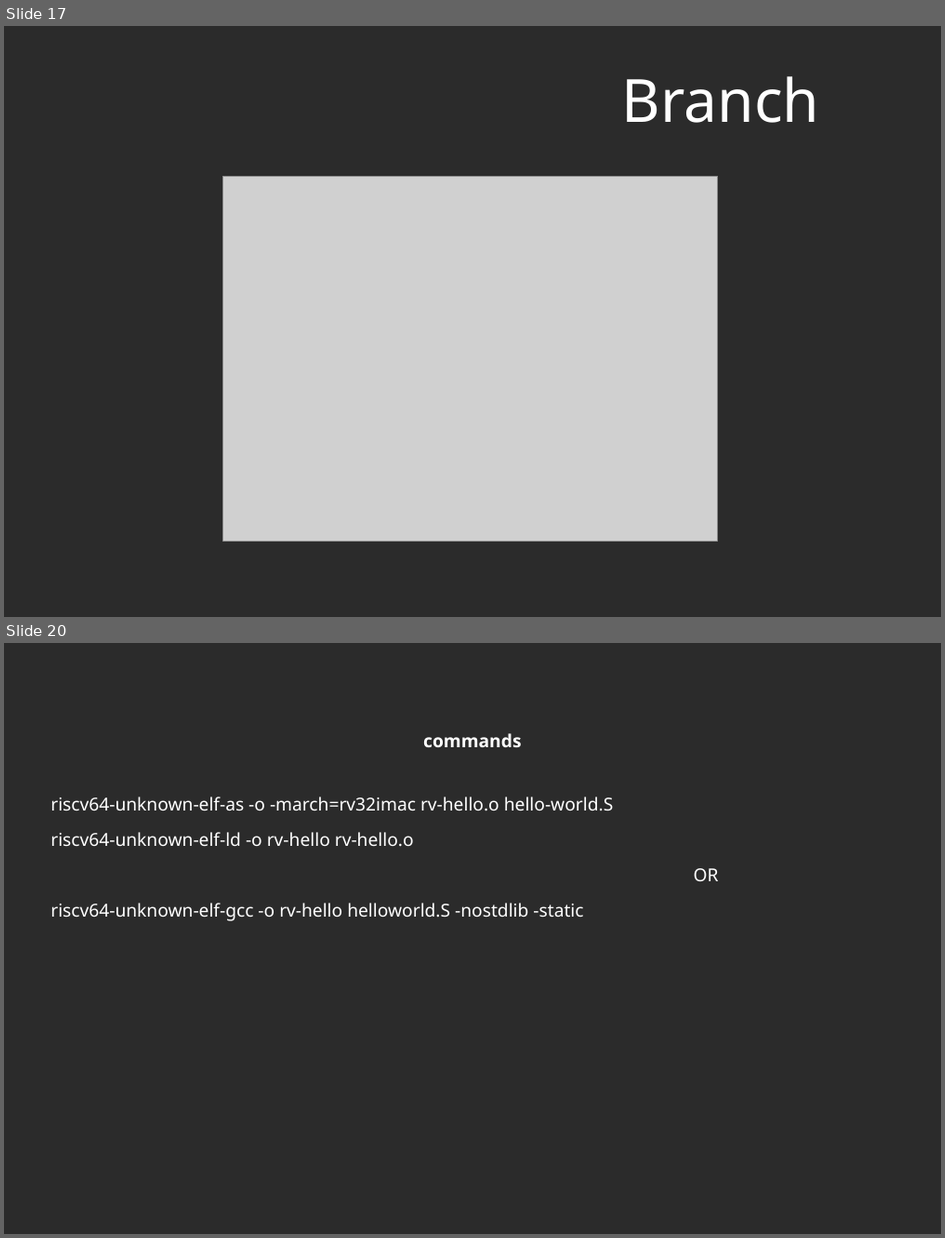
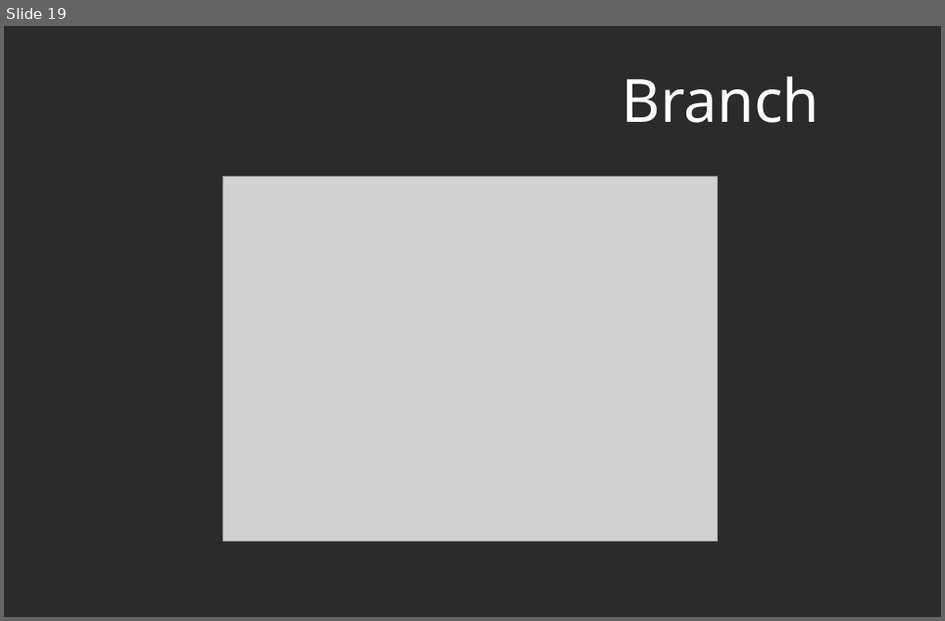
Before and after one commit to murthuja1708/desd_class, a slide deck: RISCV.odp. Shown one above the other, each under a label of ours: slides 17 and 20 before the commit, slide 19 after it; the slides between them are not shown. The pictures are 945x1238 and 945x621 pixels, drawn with LibreOffice and Linux fonts; fonts in the diff are those of the drawing; grey boxes stand for pictures; background and template pictures are left out; a plain dark background stands for a picture behind light text. Boxes give left, top, right and bottom in pixels: in the first picture for what was removed or moved away, otherwise in the second. Text is boxed around its words. In the diff, an @@ line names an element or a change of style, - is before the commit and + after.

```diff
--- a/RISCV.odp
+++ b/RISCV.odp
@@ slide 20 removed at [4, 643, 941, 1234], background picture (left out) @@
@@ title removed at [423, 733, 521, 747] @@
-commands
@@ text removed at [50, 796, 719, 921] @@
-riscv64-unknown-elf-as -o -march=rv32imac rv-hello.o hello-world.S
-riscv64-unknown-elf-ld -o rv-hello rv-hello.o
-OR
-riscv64-unknown-elf-gcc -o rv-hello helloworld.S -nostdlib -static
@@ what was slide 17 is now slide 19 @@
```
Also in this commit, not shown: 16 slides changed, 8 slides added, 4 other slides removed.
